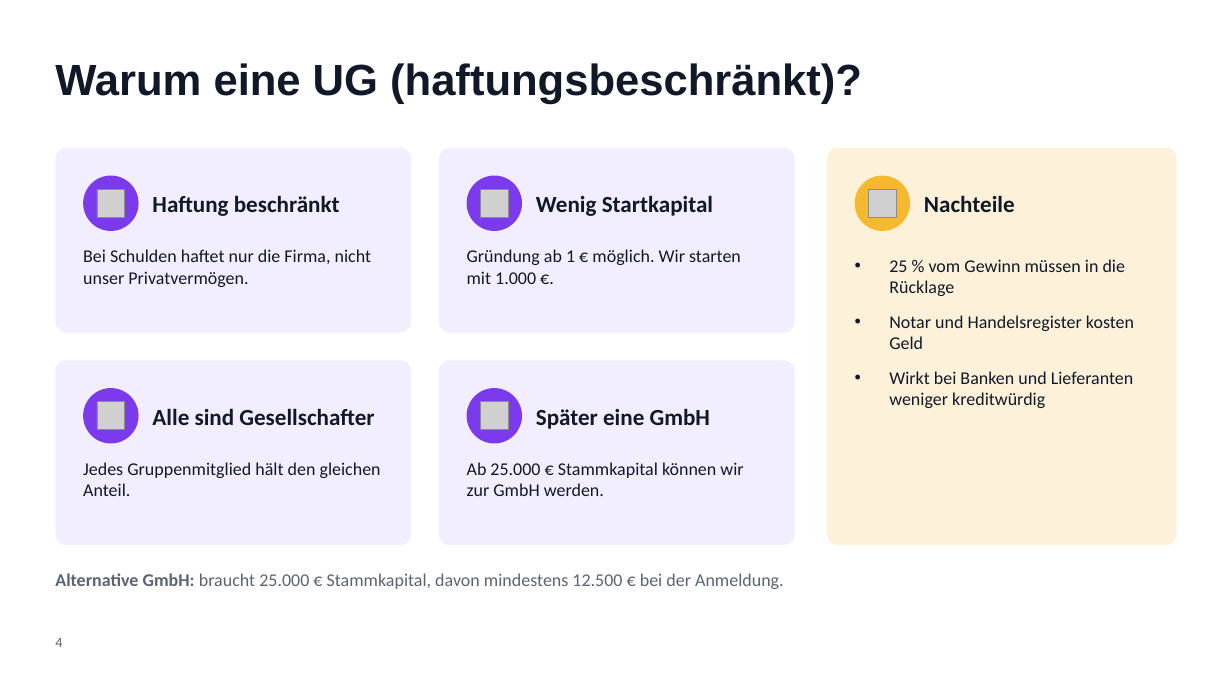
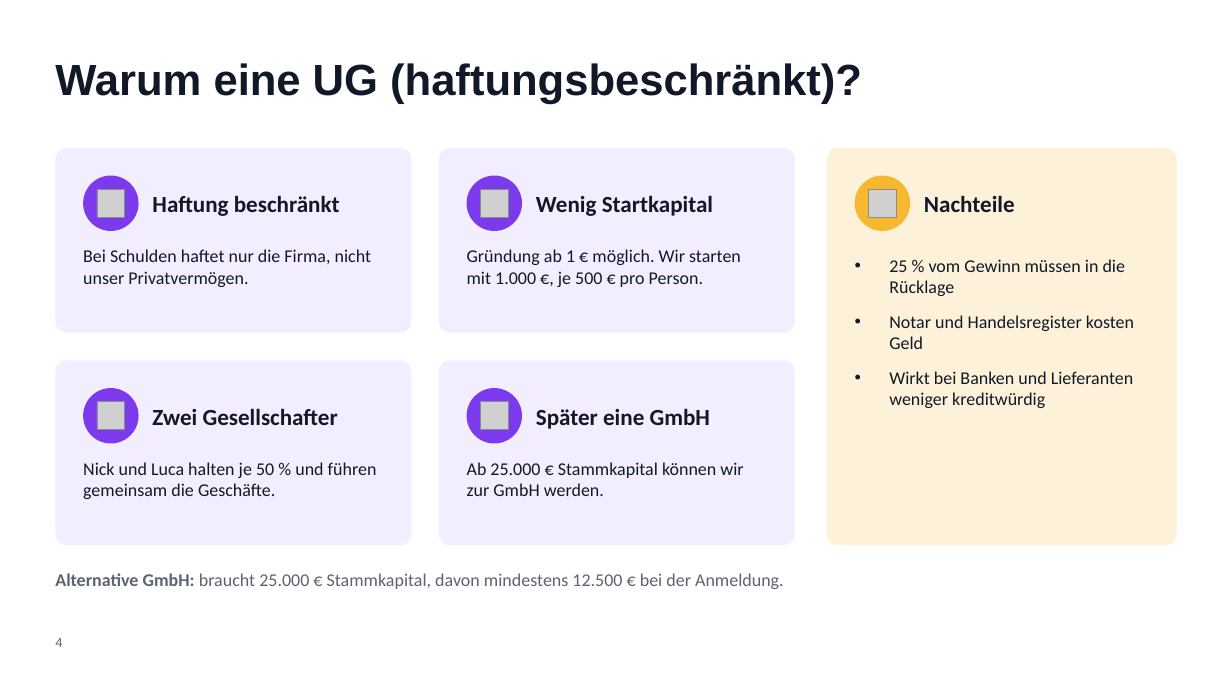
Before and after one commit to TheNickCoolst/EcomShopRepo, a slide deck: slide 4 of praesentation/LootLager_Praesentation.pptx. Drawn at 1232x693 pixels with LibreOffice and Linux fonts; fonts in the diff are those of the drawing; grey boxes stand for pictures; background and template pictures are left out. Boxes give left, top, right and bottom in pixels: in the first picture for what was removed or moved away, otherwise in the second. Text is boxed around its words. In the diff, an @@ line names an element or a change of style, - is before the commit and + after.

```diff
--- a/praesentation/LootLager_Praesentation.pptx
+++ b/praesentation/LootLager_Praesentation.pptx
@@ text at (x1=467, y1=249, x2=741, y2=287): text changed @@
-Gründung ab 1 € möglich. Wir starten mit 1.000 €.
+Gründung ab 1 € möglich. Wir starten mit 1.000 €, je 500 € pro Person.
@@ text at (x1=152, y1=408, x2=338, y2=425): text changed @@
-Alle sind Gesellschafter
+Zwei Gesellschafter
@@ text at (x1=83, y1=462, x2=377, y2=499): text changed @@
-Jedes Gruppenmitglied hält den gleichen Anteil.
+Nick und Luca halten je 50 % und führen gemeinsam die Geschäfte.
```
Also in this commit, not shown: 1 other slide changed, 1 other file.
